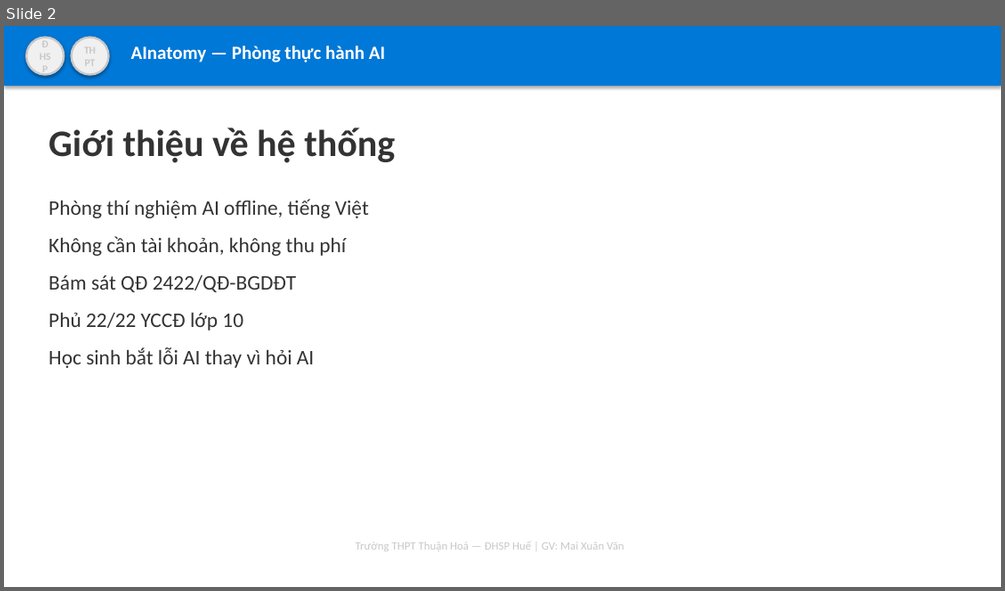
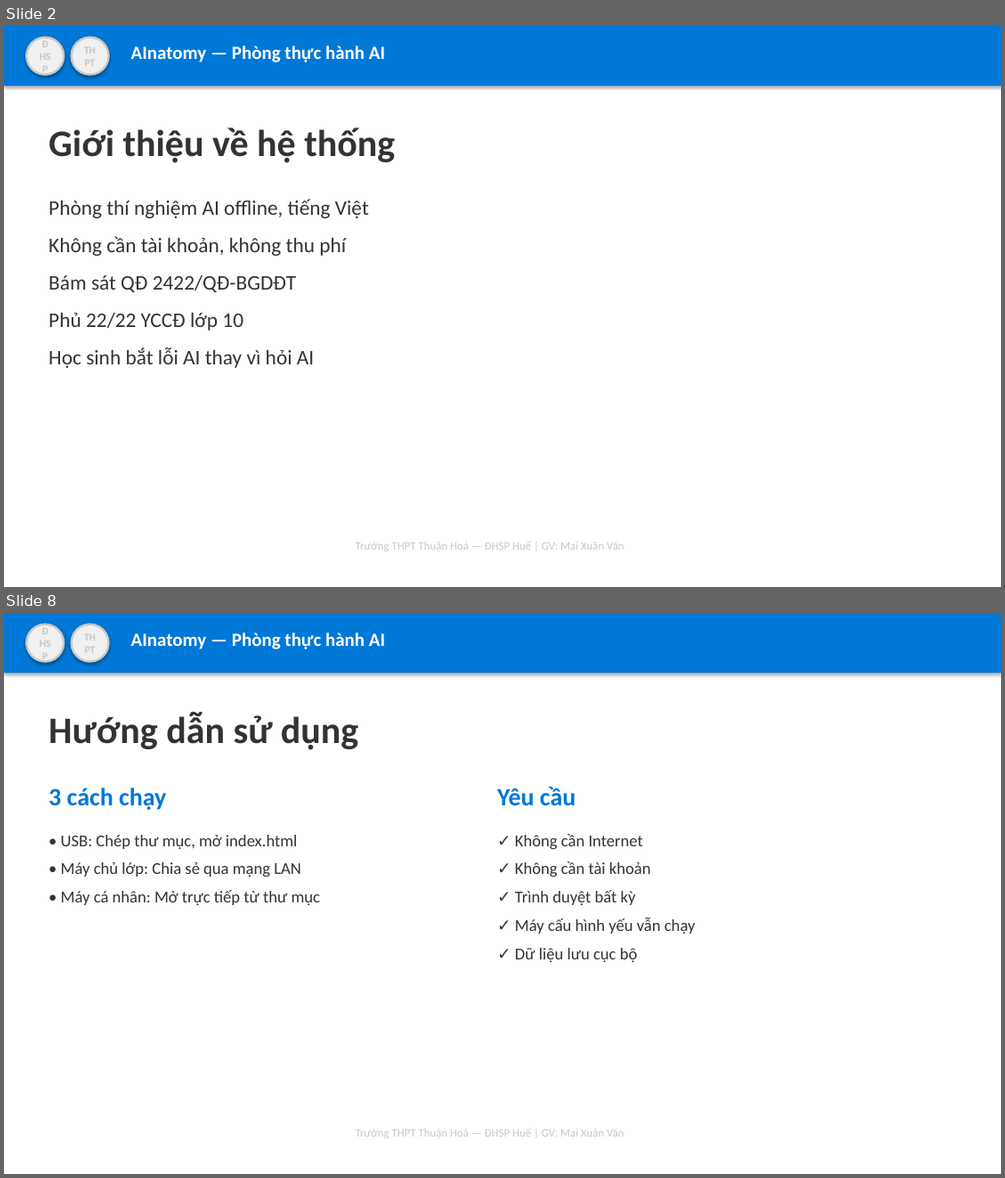
Before and after one commit to mxuanvan02/ainatomy, a slide deck: template_thuanhoa.pptx. Shown one above the other, each under a label of ours: slide 2 before the commit, slides 2 and 8 after it; the slides between them are not shown. The pictures are 1005x591 and 1005x1178 pixels, drawn with LibreOffice and Linux fonts; fonts in the diff are those of the drawing. Boxes give left, top, right and bottom in pixels: in the first picture for what was removed or moved away, otherwise in the second. Text is boxed around its words. In the diff, an @@ line names an element or a change of style, - is before the commit and + after.

Commit message:
Thêm template PowerPoint 8 slides và tài liệu tích hợp chương trình
- Tạo template_thuanhoa.pptx với 8 slides: bìa, giới thiệu, mục lục, 2 cột, kết thúc, giới thiệu hệ thống, tích hợp chương trình, hướng dẫn sử dụng
- Thêm HUONG_DAN_TICH_HOP.md: hướng dẫn tích hợp AInatomy vào 28 bài SGK Tin học 10
- Thêm HUONG_DAN_CHEN_LOGO.md: hướng dẫn chèn logo trường vào template
- Cập nhật README.md: thêm thông tin tác giả GV Mai Xuân Văn
- Nghiệm thu: 97/97 tiêu chí đạt

```diff
--- a/template_thuanhoa.pptx
+++ b/template_thuanhoa.pptx
@@ slide 8 added at [4, 613, 1001, 1174], background #FFFFFF @@
@@ rectangle added at [4, 613, 1001, 673], fill #0078D7 @@
@@ ellipse added at [26, 625, 64, 662], fill #F0F0F0, outline #C8C8C8 2 pt, 10 pt, text #C8C8C8, bold @@
+ĐHSP
@@ ellipse added at [72, 625, 109, 662], fill #F0F0F0, outline #C8C8C8 2 pt, 10 pt, text #C8C8C8, bold @@
+THPT
@@ text added at [131, 633, 385, 649], 18 pt, text #FFFFFF, bold @@
+AInatomy — Phòng thực hành AI
@@ text added at [48, 713, 358, 750], 36 pt, text #333333, bold @@
+Hướng dẫn sử dụng
@@ text added at [48, 787, 321, 905], 16 pt, text #333333 @@
+3 cách chạy
+• USB: Chép thư mục, mở index.html
+• Máy chủ lớp: Chia sẻ qua mạng LAN
+• Máy cá nhân: Mở trực tiếp từ thư mục
@@ text added at [497, 787, 696, 962], 16 pt, text #333333 @@
+Yêu cầu
+✓ Không cần Internet
+✓ Không cần tài khoản
+✓ Trình duyệt bất kỳ
+✓ Máy cấu hình yếu vẫn chạy
+✓ Dữ liệu lưu cục bộ
@@ text added at [356, 1129, 623, 1138], 11 pt, text #C8C8C8 @@
+Trường THPT Thuận Hoá — ĐHSP Huế | GV: Mai Xuân Văn
```
Also in this commit, not shown: 5 other slides added, 2 other files.
